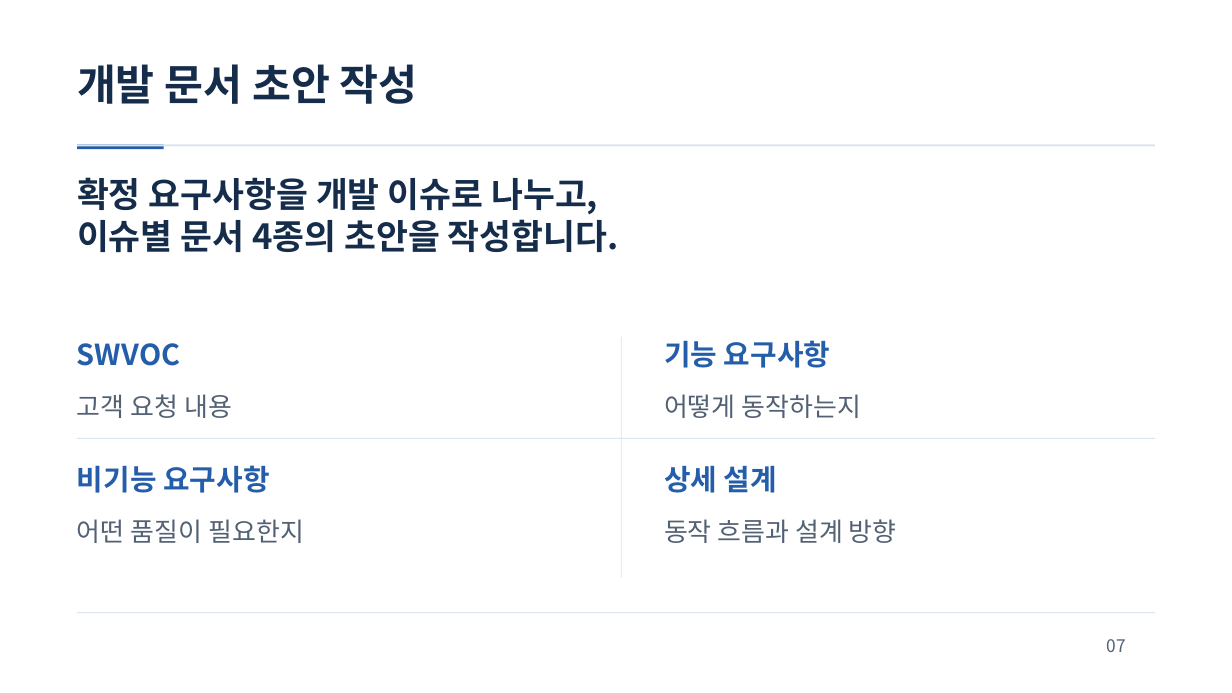
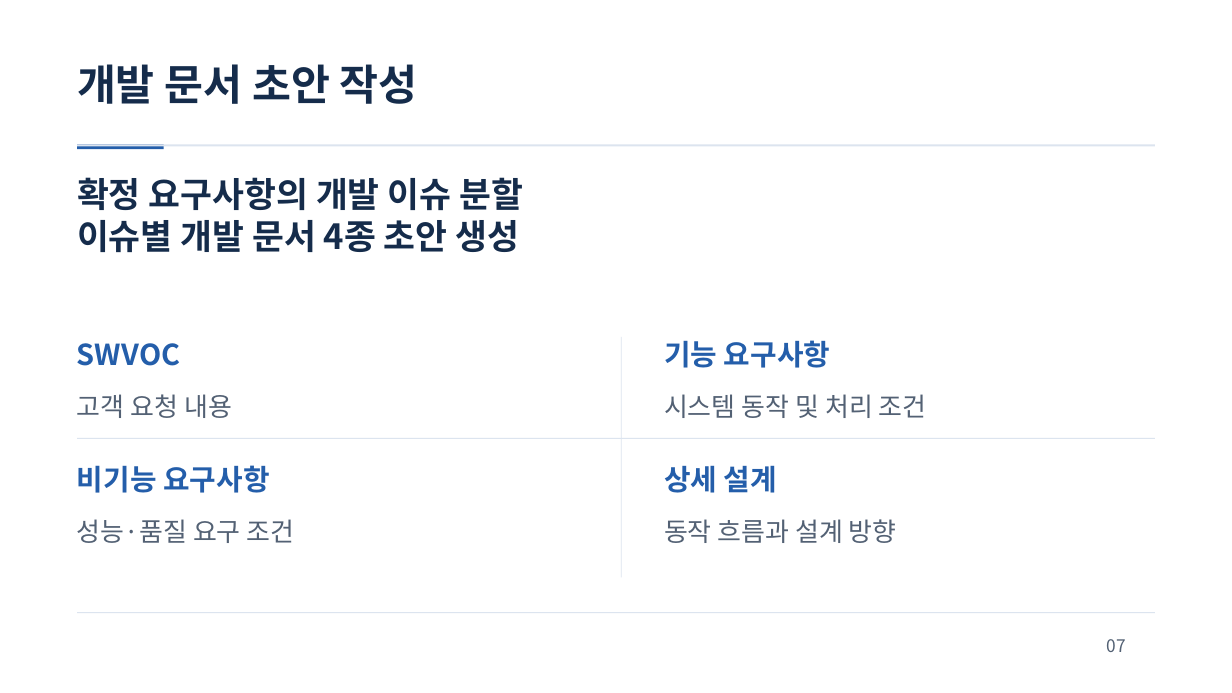
Before and after one commit to jihunhan98/semes-superrookie, a slide deck: slide 7 of docs/presentations/ReqOps_SuperRookie.pptx. Drawn at 1232x693 pixels with LibreOffice and Linux fonts; fonts in the diff are those of the drawing. Boxes give left, top, right and bottom in pixels: in the first picture for what was removed or moved away, otherwise in the second. Text is boxed around its words. In the diff, an @@ line names an element or a change of style, - is before the commit and + after.

```diff
--- a/docs/presentations/ReqOps_SuperRookie.pptx
+++ b/docs/presentations/ReqOps_SuperRookie.pptx
@@ text at <box>77,177,523,252</box>: text changed @@
-확정 요구사항을 개발 이슈로 나누고,
-이슈별 문서 4종의 초안을 작성합니다.
+확정 요구사항의 개발 이슈 분할
+이슈별 개발 문서 4종 초안 생성
@@ text at <box>664,394,927,418</box>: text changed @@
-어떻게 동작하는지
+시스템 동작 및 처리 조건
@@ text at <box>77,519,295,543</box>: text changed @@
-어떤 품질이 필요한지
+성능·품질 요구 조건
```
Also in this commit, not shown: 9 other slides changed.
